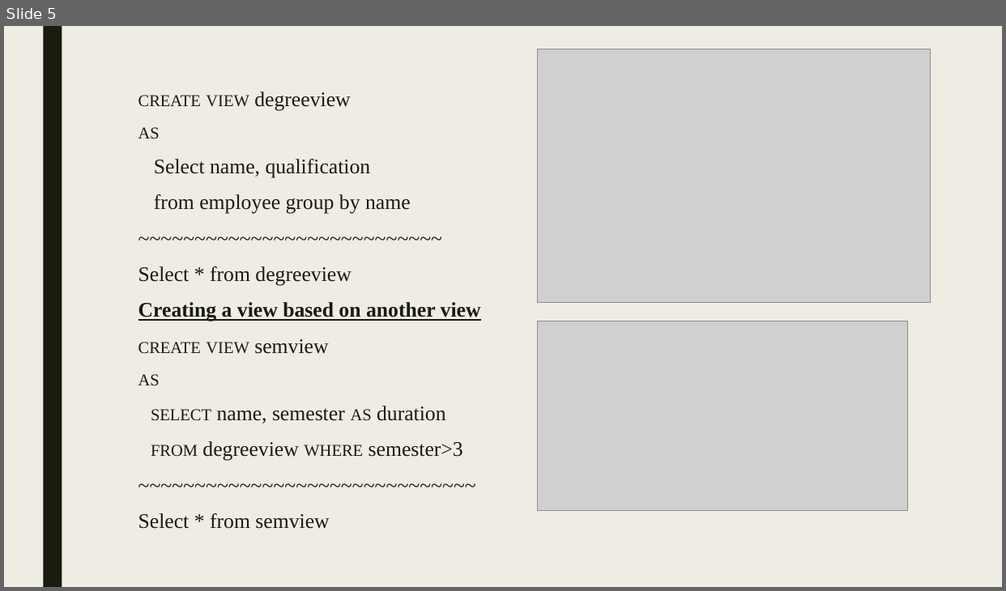
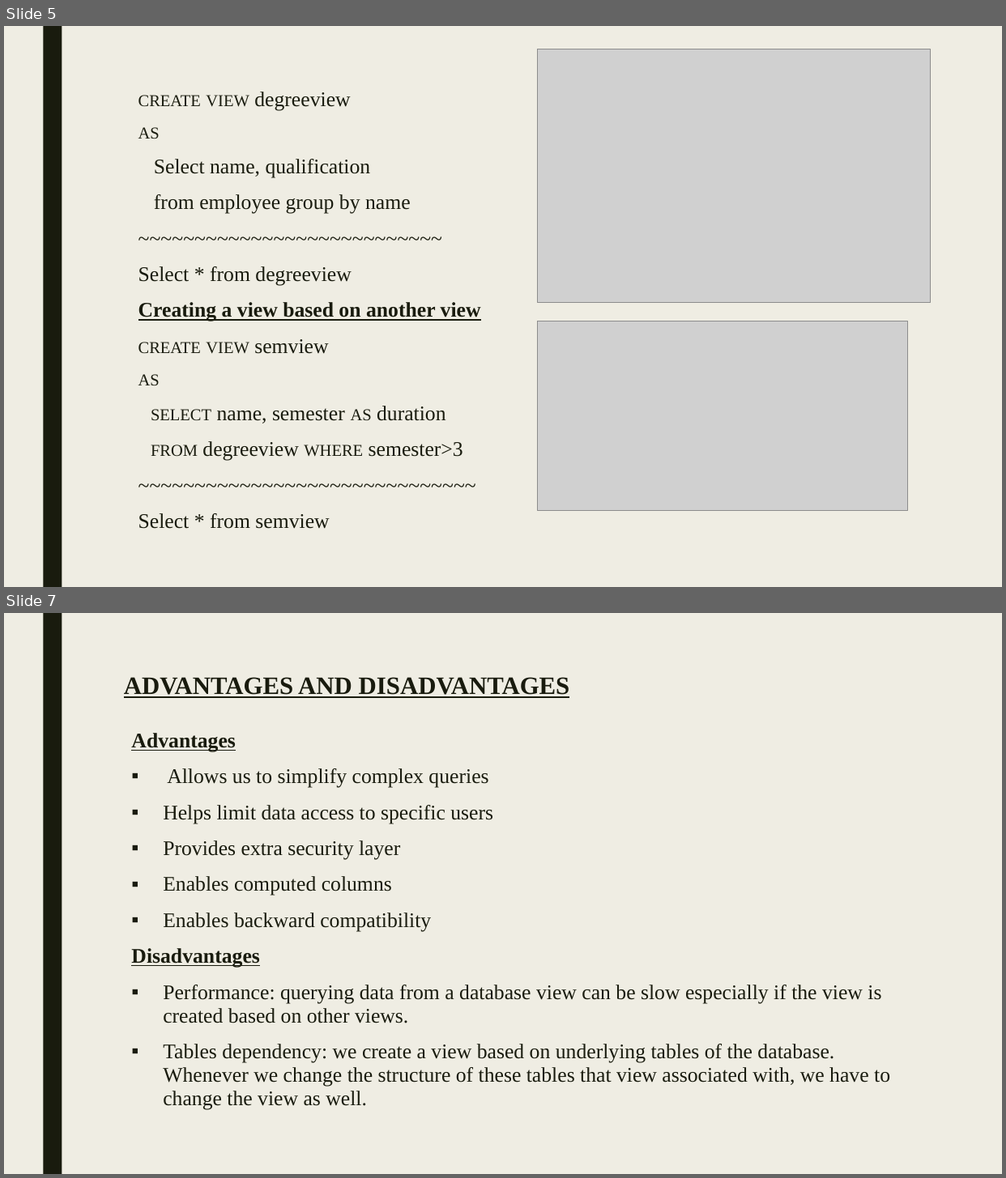
Before and after one commit to MilestoneInnovativeTechnologies/office-weekend-meeting, a slide deck: Week 48/Views.pptx. Shown one above the other, each under a label of ours: slide 5 before the commit, slides 5 and 7 after it; the slides between them are not shown. The pictures are 1006x591 and 1006x1178 pixels, drawn with LibreOffice and Linux fonts; fonts in the diff are those of the drawing; grey boxes stand for pictures. Boxes give left, top, right and bottom in pixels: in the first picture for what was removed or moved away, otherwise in the second. Text is boxed around its words. In the diff, an @@ line names an element or a change of style, - is before the commit and + after.

```diff
--- a/Week 48/Views.pptx
+++ b/Week 48/Views.pptx
@@ slide 7 added at [4, 613, 1002, 1174], background #EFEDE3; not listed: 1 template element that a slide beside it also shows @@
@@ title added at [124, 677, 570, 698], 24 pt, text #191B0E, bold, underline @@
+ADVANTAGES AND DISADVANTAGES
@@ text added at [131, 733, 890, 1110], 20 pt, text #191B0E @@
+Advantages
+▪ Allows us to simplify complex queries
+▪ Helps limit data access to specific users
+▪ Provides extra security layer
+▪ Enables computed columns
+▪ Enables backward compatibility
+Disadvantages
+▪ Performance: querying data from a database view can be slow especially if the view is created based on other views.
+▪ Tables dependency: we create a view based on underlying tables of the database. Whenever we change the structure of these tables that view associated with, we have to change the view as well.
```
Also in this commit, not shown: 1 slide changed.
